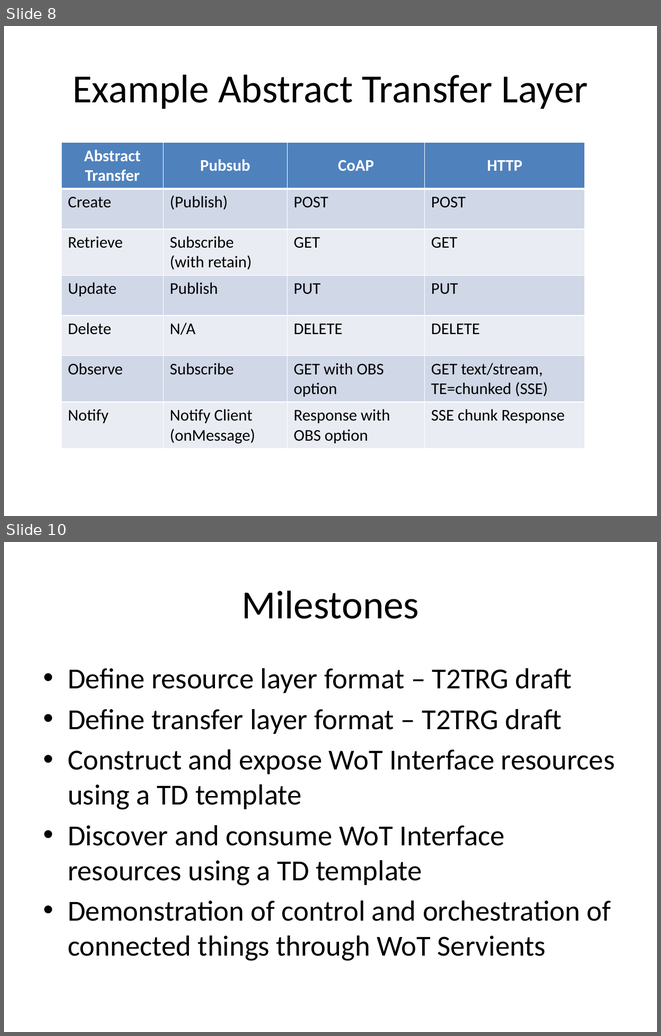
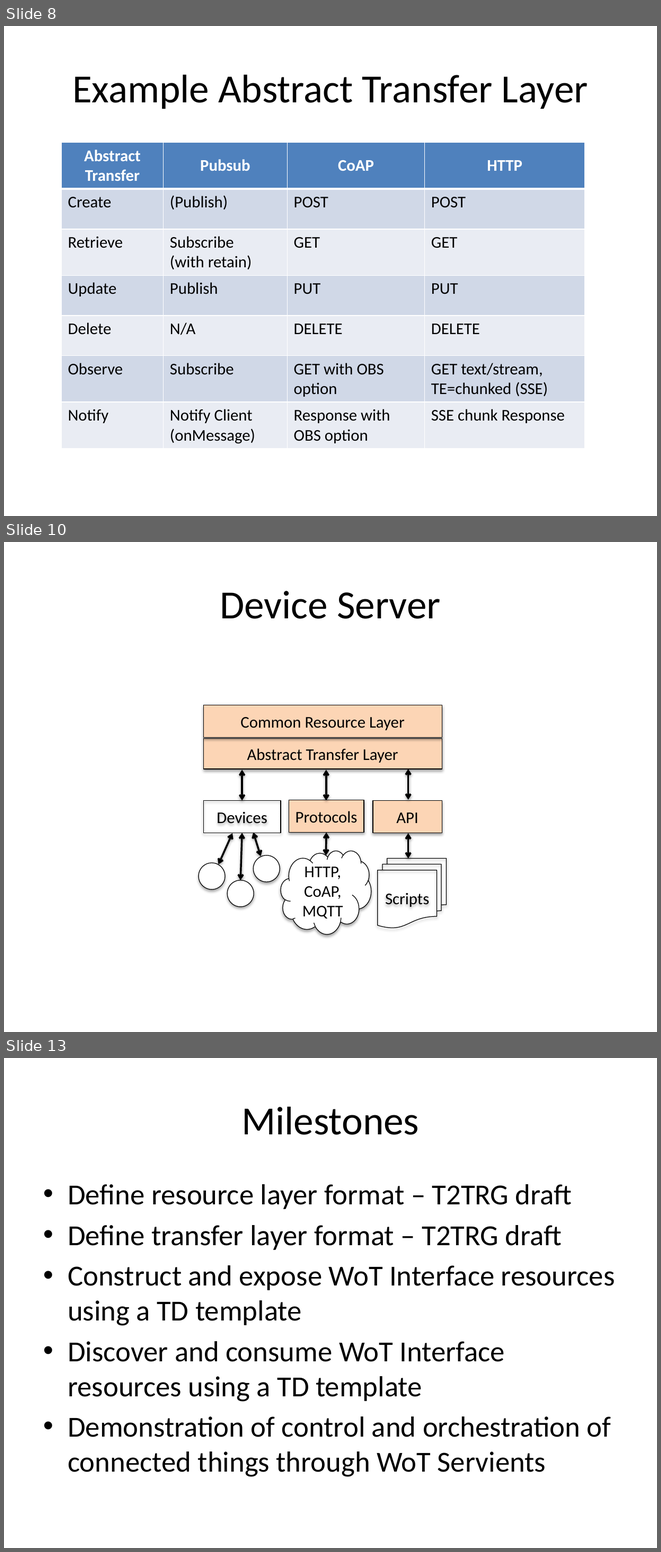
Before and after one commit to hyperstate/hyperstate-docs, a slide deck: wot-11may16.pptx. Shown one above the other, each under a label of ours: slides 8 and 10 before the commit, slides 8, 10 and 13 after it; the slides between them are not shown. The pictures are 661x1036 and 661x1552 pixels, drawn with LibreOffice and Linux fonts; fonts in the diff are those of the drawing. Boxes give left, top, right and bottom in pixels: in the first picture for what was removed or moved away, otherwise in the second. Text is boxed around its words. In the diff, an @@ line names an element or a change of style, - is before the commit and + after.

```diff
--- a/wot-11may16.pptx
+++ b/wot-11may16.pptx
@@ slide 10 added at [4, 542, 657, 1032], background #FFFFFF @@
@@ title added at [220, 591, 441, 619], 44 pt, text #000000 @@
+Device Server
@@ rectangle added at [203, 705, 441, 738], fill #FCD5B5, outline #000000 0.75 pt, 18 pt, text #000000 @@
+Common Resource Layer
@@ rectangle added at [203, 739, 441, 769], fill #FCD5B5, outline #000000 0.75 pt, 18 pt, text #000000 @@
+Abstract Transfer Layer
@@ double arrow added from (242, 770) to (242, 801), #000000 2 pt @@
@@ double arrow added from (326, 770) to (326, 801), #000000 2 pt @@
@@ double arrow added from (408, 769) to (408, 799), #000000 2 pt @@
@@ rectangle added at [203, 801, 281, 833], outline #000000 0.75 pt, 18 pt, text #000000 @@
+Devices
@@ rectangle added at [289, 800, 364, 832], fill #FCD5B5, outline #000000 0.75 pt, 18 pt, text #000000 @@
+Protocols
@@ rectangle added at [373, 801, 442, 833], fill #FCD5B5, outline #000000 0.75 pt, 18 pt, text #000000 @@
+API
@@ double arrow added from (232, 833) to (218, 864), #000000 2 pt @@
@@ double arrow added from (242, 832) to (240, 880), #000000 2 pt @@
@@ double arrow added from (254, 832) to (261, 856), #000000 2 pt @@
@@ double arrow added from (327, 832) to (326, 855), #000000 2 pt @@
@@ double arrow added from (408, 833) to (408, 858), #000000 2 pt @@
@@ ellipse added at [254, 855, 280, 882], fill #FFFFFF, outline #000000 0.75 pt @@
@@ cloud added at [281, 850, 371, 934], fill #FFFFFF, outline #000000 0.75 pt, 18 pt, text #000000 @@
+HTTP, CoAP, MQTT
@@ flow chart multidocument added at [378, 858, 446, 928], outline #000000 0.75 pt, 18 pt, text #000000 @@
+Scripts
@@ ellipse added at [199, 863, 224, 889], fill #FFFFFF, outline #000000 0.75 pt @@
@@ ellipse added at [227, 880, 254, 907], fill #FFFFFF, outline #000000 0.75 pt @@
@@ what was slide 10 is now slide 13 @@
```
Also in this commit, not shown: 1 slide changed, 2 other slides added, 1 other file.
